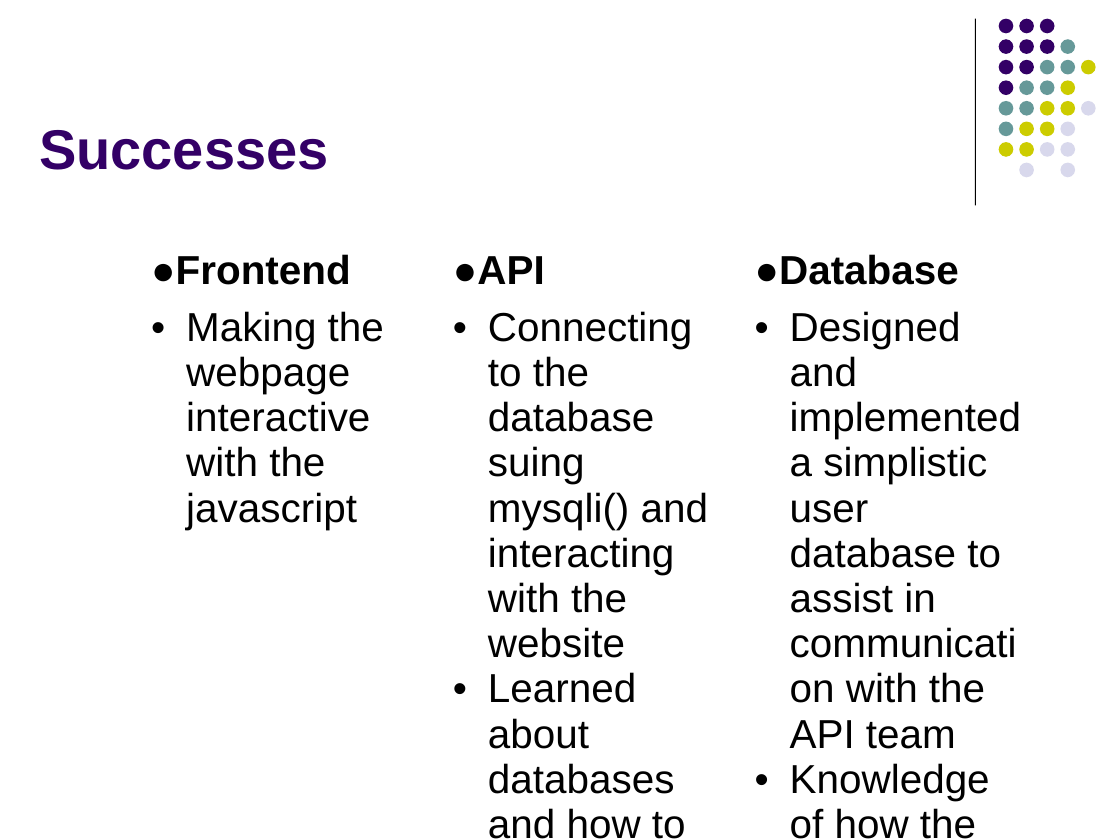
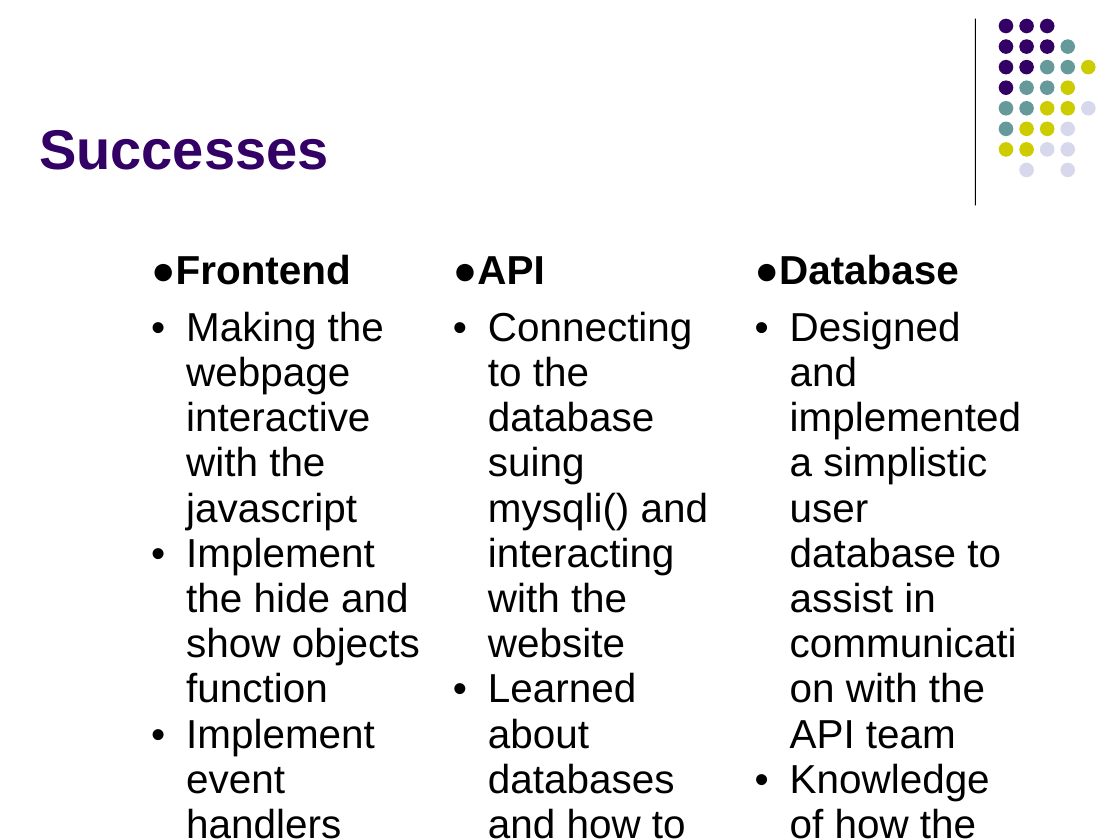
Before and after one commit to SudoKudo/P.O.O.P-Small-Project, a slide deck: slide 9 of Presentation/Small Project - Contact Manager Group 13.pptx. Drawn at 1120x840 pixels with LibreOffice and Linux fonts; fonts in the diff are those of the drawing. Boxes give left, top, right and bottom in pixels: in the first picture for what was removed or moved away, otherwise in the second. Text is boxed around its words. In the diff, an @@ line names an element or a change of style, - is before the commit and + after.

```diff
--- a/Presentation/Small Project - Contact Manager Group 13.pptx
+++ b/Presentation/Small Project - Contact Manager Group 13.pptx
@@ table at (140, 243, 1044, 840) @@
-row 2, column 1: Making the webpage interactive with the javascript
+row 2, column 1: Making the webpage interactive with the javascript / Implement the hide and show objects function / Implement event handlers
```
Also in this commit, not shown: 4 other slides changed, 12 other files.
